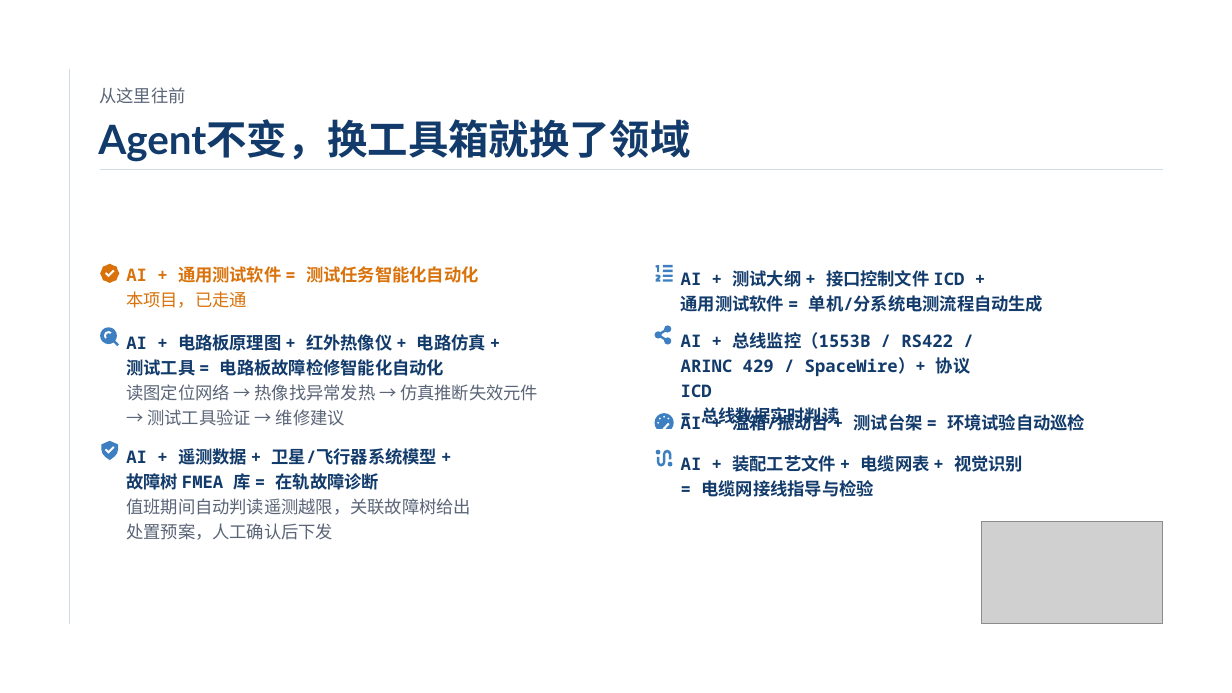
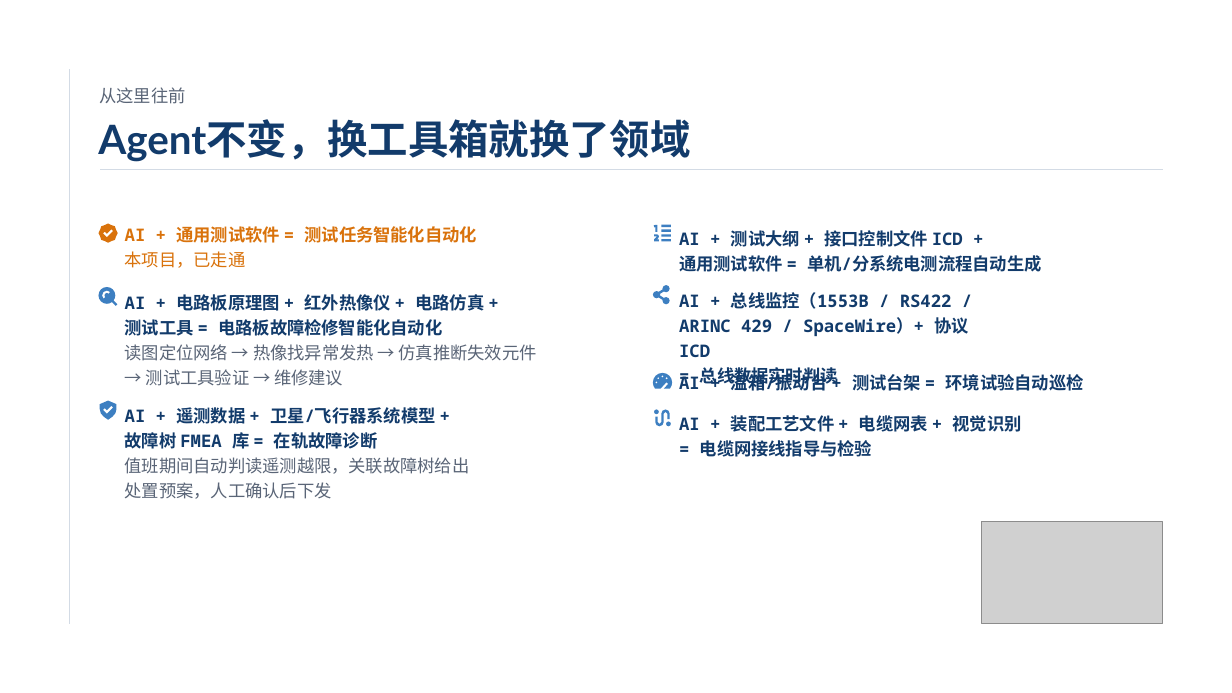
Before and after one commit to luxianche9/testStand, a slide deck: slide 18 of doc/ppt/智能化通用测试.pptx. Drawn at 1232x693 pixels with LibreOffice and Linux fonts; fonts in the diff are those of the drawing; grey boxes stand for pictures. Boxes give left, top, right and bottom in pixels: in the first picture for what was removed or moved away, otherwise in the second. Text is boxed around its words. In the diff, an @@ line names an element or a change of style, - is before the commit and + after.

Commit message:
ppt

```diff
--- a/doc/ppt/智能化通用测试.pptx
+++ b/doc/ppt/智能化通用测试.pptx
@@ 14 freeform shapes, 10 texts: place and size @@
-14 freeform shapes, 10 texts at box(100, 263, 1085, 540)
+14 freeform shapes, 10 texts at box(99, 224, 1084, 499)
```
Also in this commit, not shown: 3 other files.
